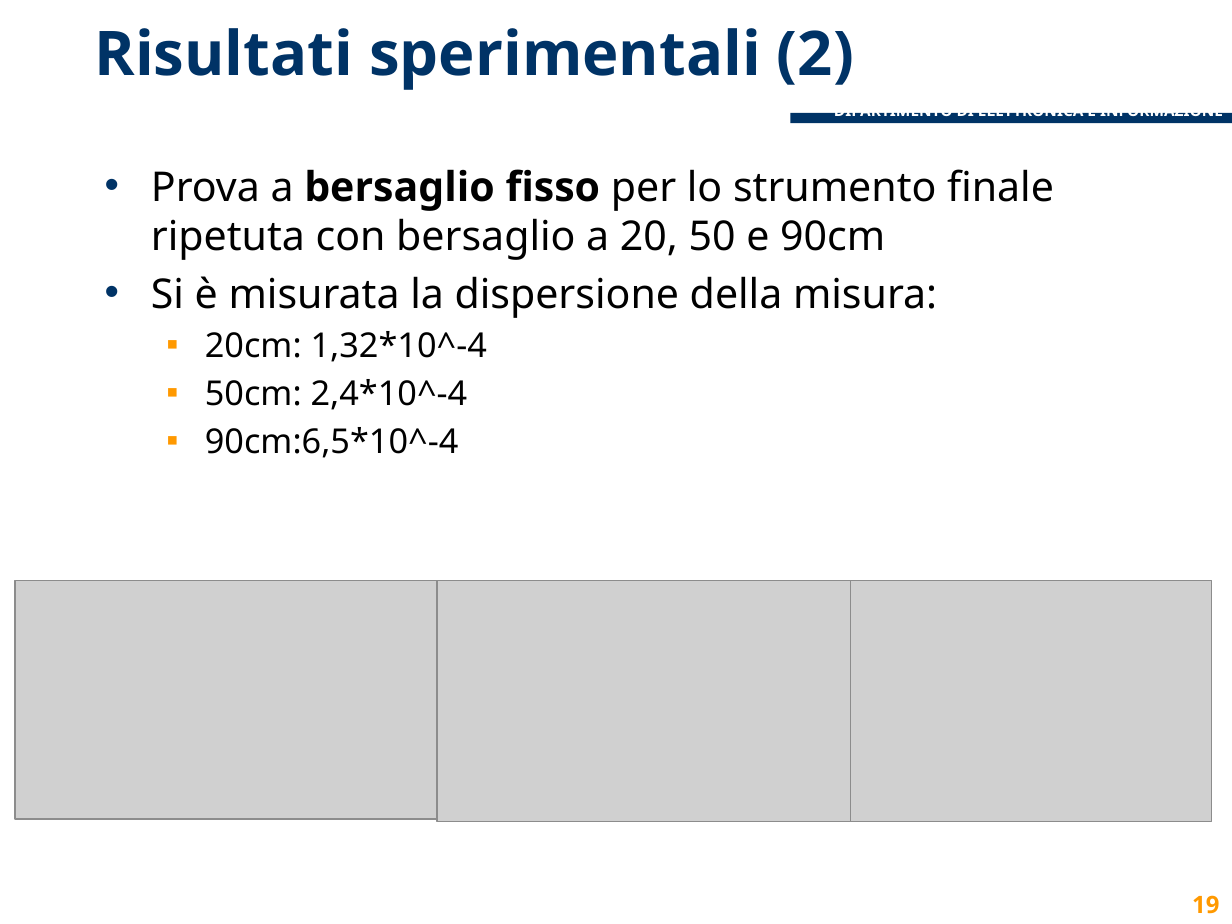
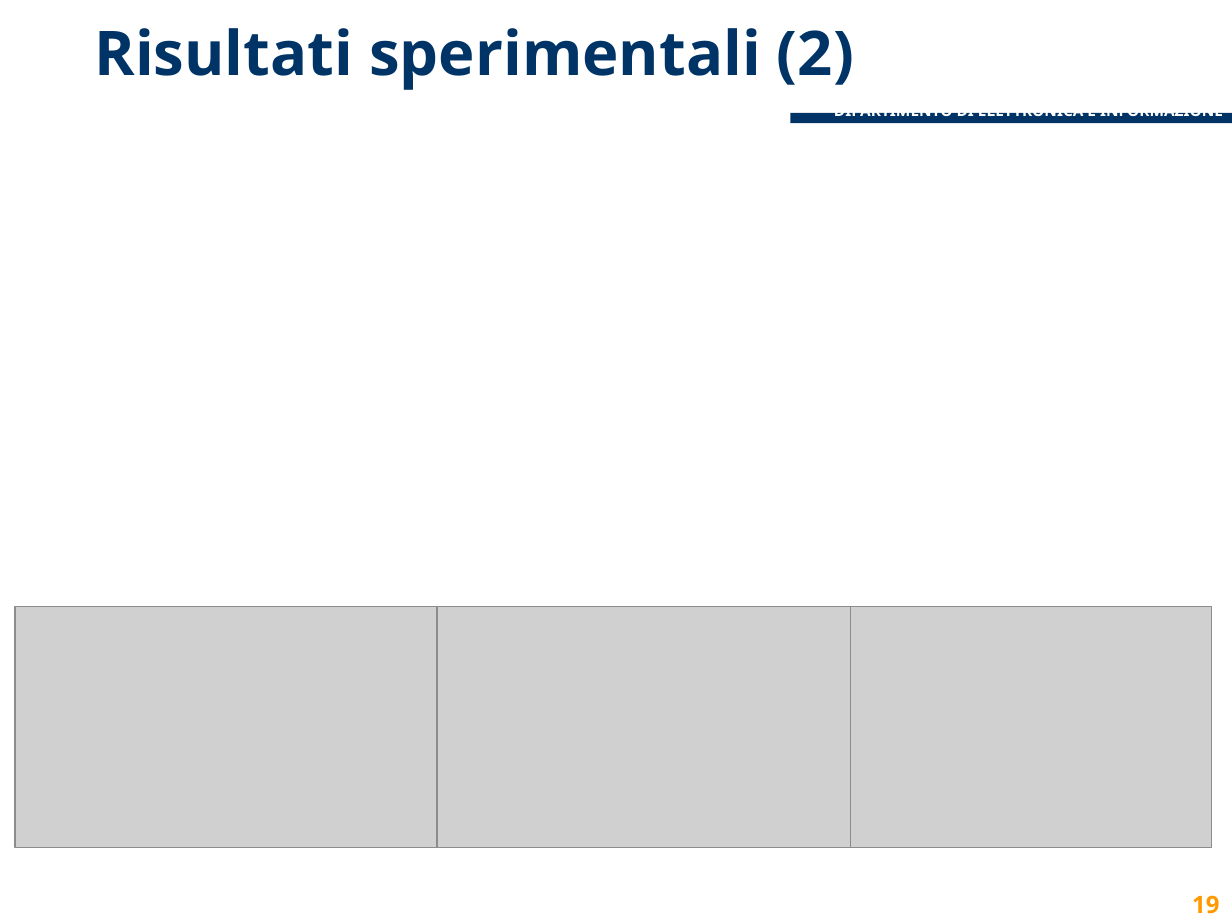
Before and after one commit to lcavagnispolimi/thesis_latex, a slide deck: slide 19 of presentazione_discussione.pptx. Drawn at 1232x924 pixels with LibreOffice and Linux fonts; fonts in the diff are those of the drawing; grey boxes stand for pictures; background and template pictures are left out. Boxes give left, top, right and bottom in pixels: in the first picture for what was removed or moved away, otherwise in the second. Text is boxed around its words. In the diff, an @@ line names an element or a change of style, - is before the commit and + after.

```diff
--- a/presentazione_discussione.pptx
+++ b/presentazione_discussione.pptx
@@ text removed at (151, 169, 1054, 458) @@
-• Prova a bersaglio fisso per lo strumento finale ripetuta con bersaglio a 20, 50 e 90cm
-• Si è misurata la dispersione della misura:
-  ▪ 20cm: 1,32*10^-4
-  ▪ 50cm: 2,4*10^-4
-  ▪ 90cm:6,5*10^-4
@@ picture: place and size @@
-picture at (15, 580, 437, 819)
+picture at (15, 606, 441, 848)
@@ picture: place and size @@
-picture at (437, 580, 851, 822)
+picture at (437, 606, 851, 848)
@@ picture: place and size @@
-picture at (851, 580, 1212, 822)
+picture at (851, 606, 1212, 848)
```
Also in this commit, not shown: 19 other slides changed.
